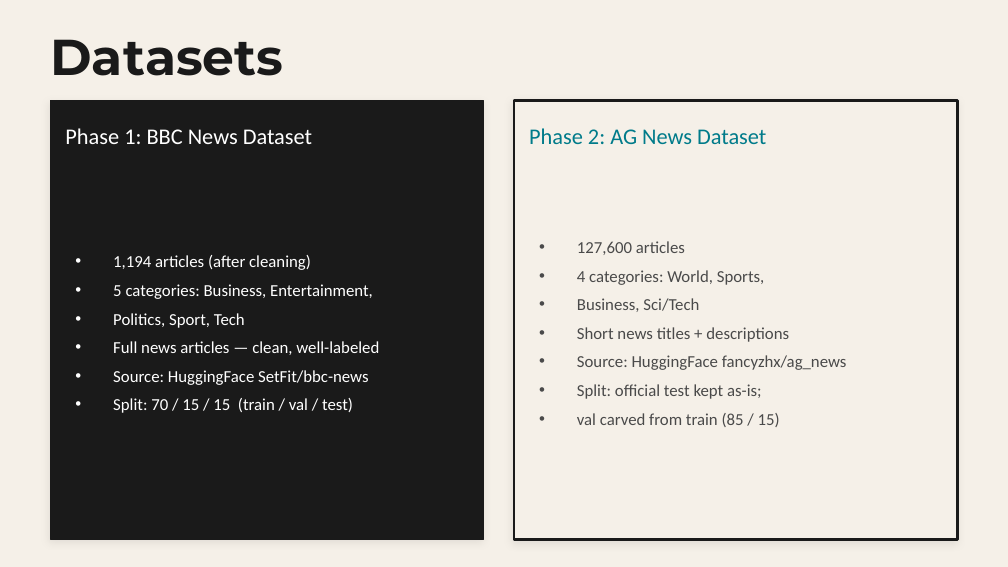
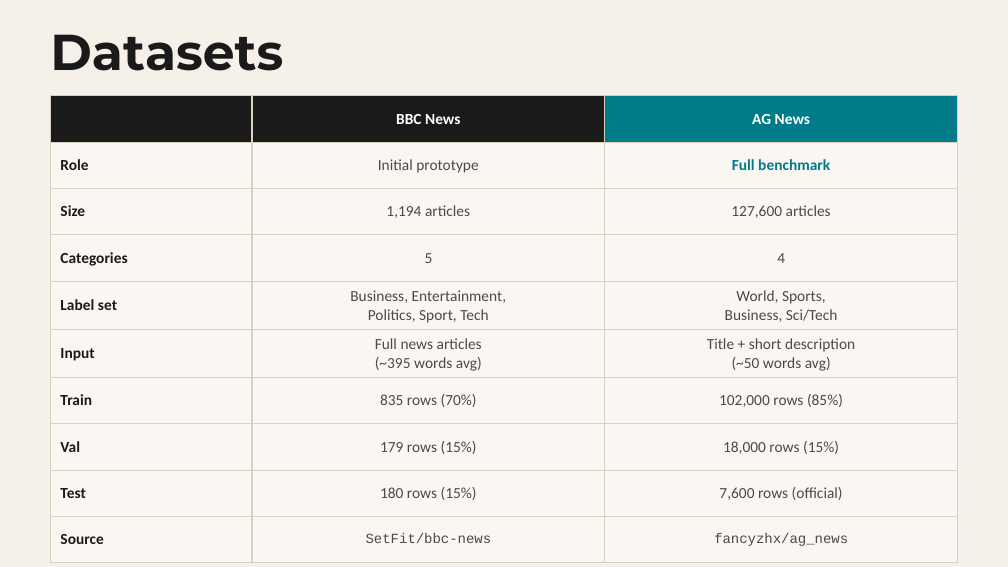
Before and after one commit to mhleethomas/News_Topic_Classification, a slide deck: slide 4 of thomas_presentation.pptx. Drawn at 1008x567 pixels with LibreOffice and Linux fonts; fonts in the diff are those of the drawing. Boxes give left, top, right and bottom in pixels: in the first picture for what was removed or moved away, otherwise in the second. Text is boxed around its words. In the diff, an @@ line names an element or a change of style, - is before the commit and + after.

```diff
--- a/thomas_presentation.pptx
+++ b/thomas_presentation.pptx
@@ text "Datasets": place and size @@
-text "Datasets" at (50, 39, 283, 76)
+text "Datasets" at (50, 34, 283, 71)
@@ rectangle removed at (50, 101, 484, 539) @@
@@ table added at (50, 96, 958, 550), 10 rows, 3 columns @@
+ | BBC News | AG News
+Role | Initial prototype | Full benchmark
+Size | 1,194 articles | 127,600 articles
+Categories | 5 | 4
+Label set | Business, Entertainment, / Politics, Sport, Tech | World, Sports, / Business, Sci/Tech
+Input | Full news articles / (~395 words avg) | Title + short description / (~50 words avg)
+Train | 835 rows (70%) | 102,000 rows (85%)
+Val | 179 rows (15%) | 18,000 rows (15%)
+Test | 180 rows (15%) | 7,600 rows (official)
+Source | SetFit/bbc-news | fancyzhx/ag_news
@@ rectangle removed at (514, 101, 958, 539) @@
@@ text removed at (65, 128, 312, 144) @@
-Phase 1: BBC News Dataset
@@ text removed at (529, 128, 766, 144) @@
-Phase 2: AG News Dataset
@@ text removed at (113, 255, 379, 413) @@
-• 1,194 articles (after cleaning)
-• 5 categories: Business, Entertainment,
-• Politics, Sport, Tech
-• Full news articles — clean, well-labeled
-• Source: HuggingFace SetFit/bbc-news
-• Split: 70 / 15 / 15 (train / val / test)
@@ text removed at (577, 241, 847, 427) @@
-• 127,600 articles
-• 4 categories: World, Sports,
-• Business, Sci/Tech
-• Short news titles + descriptions
-• Source: HuggingFace fancyzhx/ag_news
-• Split: official test kept as-is;
-• val carved from train (85 / 15)
```
Also in this commit, not shown: 2 other slides changed, 1 other file.
